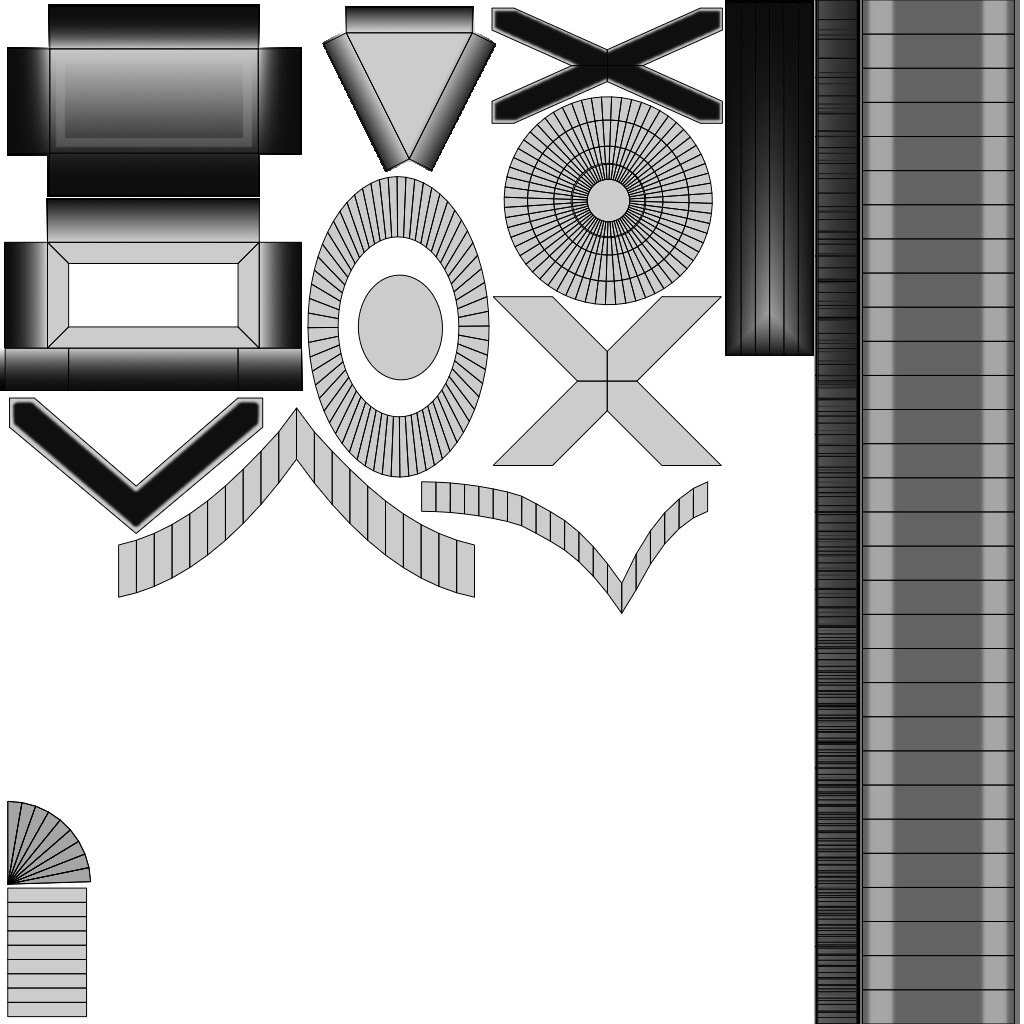
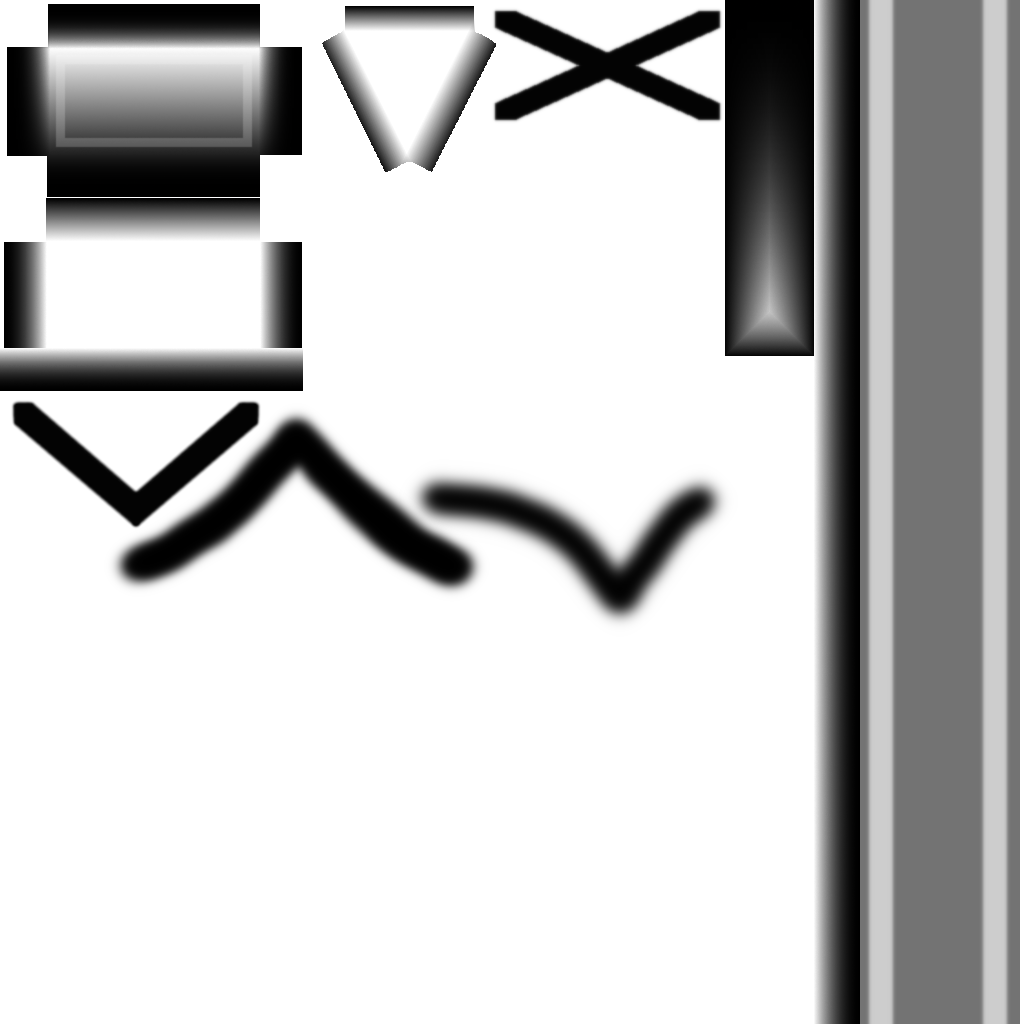
Layered file, before and after one edit (1024 x 1024). Changes by layer:
hid group "uvLayout" (15 layers) over (4, 0, 1015, 1024)
"Layer #20": opacity 70% → 50% over (501, 92, 718, 309)
added group "Pop" with 1 layers above "Slap" over (104, 403, 490, 598)
added layer "Layer #19" in group "Pop" over (104, 403, 490, 598)
added group "Slap" with 1 layers above "PinchHarmonic" over (399, 459, 732, 630)
added layer "Layer #21" in group "Slap" over (399, 459, 732, 630)
"PinchHarmonic": opacity 70% → 100% over (304, 176, 493, 480)
"Layer #18": opacity 100% → 50% over (304, 176, 493, 480)
"Layer #6": opacity 27% → 50% over (352, 35, 466, 151)
